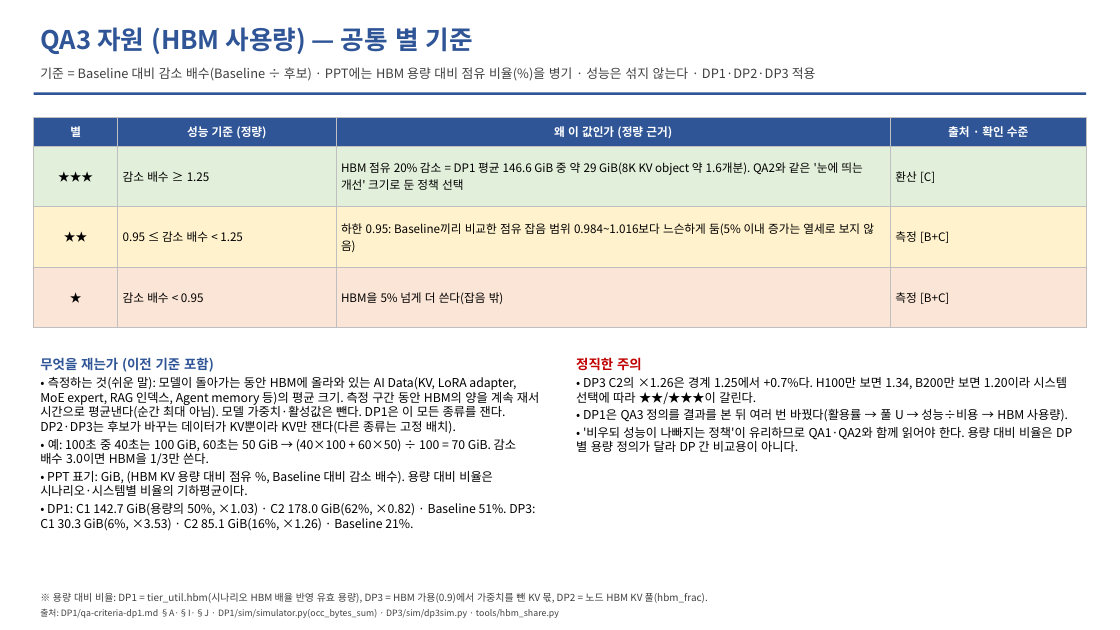
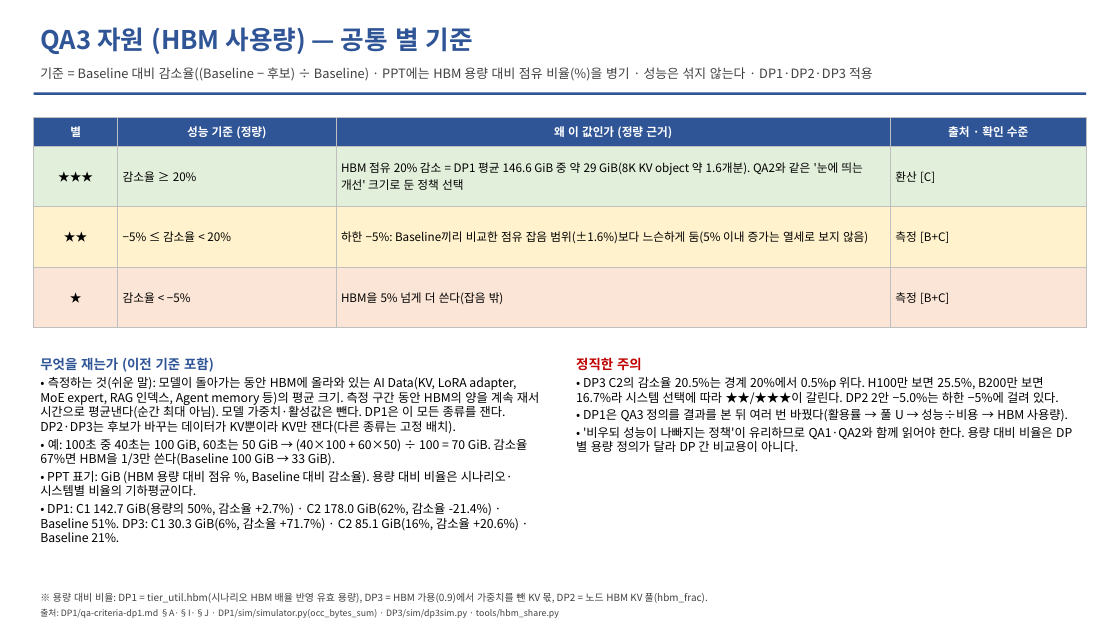
Before and after one commit to mkim0628/vllm, a slide deck: slide 15 of doc-mk/DP-overview-qa-unified.pptx. Drawn at 1120x630 pixels with LibreOffice and Linux fonts; fonts in the diff are those of the drawing. Boxes give left, top, right and bottom in pixels: in the first picture for what was removed or moved away, otherwise in the second. Text is boxed around its words. In the diff, an @@ line names an element or a change of style, - is before the commit and + after.

```diff
--- a/doc-mk/DP-overview-qa-unified.pptx
+++ b/doc-mk/DP-overview-qa-unified.pptx
@@ text at box(40, 67, 873, 81): text changed @@
-기준 = Baseline 대비 감소 배수(Baseline ÷ 후보) · PPT에는 HBM 용량 대비 점유 비율(%)을 병기 · 성능은 섞지 않는다 · DP1·DP2·DP3 적용
+기준 = Baseline 대비 감소율((Baseline − 후보) ÷ Baseline) · PPT에는 HBM 용량 대비 점유 비율(%)을 병기 · 성능은 섞지 않는다 · DP1·DP2·DP3 적용
@@ table at box(34, 118, 1086, 328) @@
-row 2, column 2: 감소 배수 ≥ 1.25
+row 2, column 2: 감소율 ≥ 20%
-row 3, column 2: 0.95 ≤ 감소 배수 < 1.25
+row 3, column 2: −5% ≤ 감소율 < 20%
-row 3, column 3: 하한 0.95: Baseline끼리 비교한 점유 잡음 범위 0.984~1.016보다 느슨하게 둠(5% 이내 증가는 열세로 보지 않음)
+row 3, column 3: 하한 −5%: Baseline끼리 비교한 점유 잡음 범위(±1.6%)보다 느슨하게 둠(5% 이내 증가는 열세로 보지 않음)
-row 4, column 2: 감소 배수 < 0.95
+row 4, column 2: 감소율 < −5%
@@ text at box(576, 377, 1059, 404): text changed @@
-• DP3 C2의 ×1.26은 경계 1.25에서 +0.7%다. H100만 보면 1.34, B200만 보면 1.20이라 시스템 선택에 따라 ★★/★★★이 갈린다.
+• DP3 C2의 감소율 20.5%는 경계 20%에서 0.5%p 위다. H100만 보면 25.5%, B200만 보면 16.7%라 시스템 선택에 따라 ★★/★★★이 갈린다. DP2 2안 −5.0%는 하한 −5%에 걸려 있다.
@@ text at box(40, 439, 528, 542): text changed @@
-• 예: 100초 중 40초는 100 GiB, 60초는 50 GiB → (40×100 + 60×50) ÷ 100 = 70 GiB. 감소 배수 3.0이면 HBM을 1/3만 쓴다.
-• PPT 표기: GiB, (HBM KV 용량 대비 점유 %, Baseline 대비 감소 배수). 용량 대비 비율은 시나리오·시스템별 비율의 기하평균이다.
-• DP1: C1 142.7 GiB(용량의 50%, ×1.03) · C2 178.0 GiB(62%, ×0.82) · Baseline 51%. DP3: C1 30.3 GiB(6%, ×3.53) · C2 85.1 GiB(16%, ×1.26) · Baseline 21%.
+• 예: 100초 중 40초는 100 GiB, 60초는 50 GiB → (40×100 + 60×50) ÷ 100 = 70 GiB. 감소율 67%면 HBM을 1/3만 쓴다(Baseline 100 GiB → 33 GiB).
+• PPT 표기: GiB (HBM 용량 대비 점유 %, Baseline 대비 감소율). 용량 대비 비율은 시나리오·시스템별 비율의 기하평균이다.
+• DP1: C1 142.7 GiB(용량의 50%, 감소율 +2.7%) · C2 178.0 GiB(62%, 감소율 -21.4%) · Baseline 51%. DP3: C1 30.3 GiB(6%, 감소율 +71.7%) · C2 85.1 GiB(16%, 감소율 +20.6%) · Baseline 21%.
```
Also in this commit, not shown: 11 other slides changed, 6 other files.
